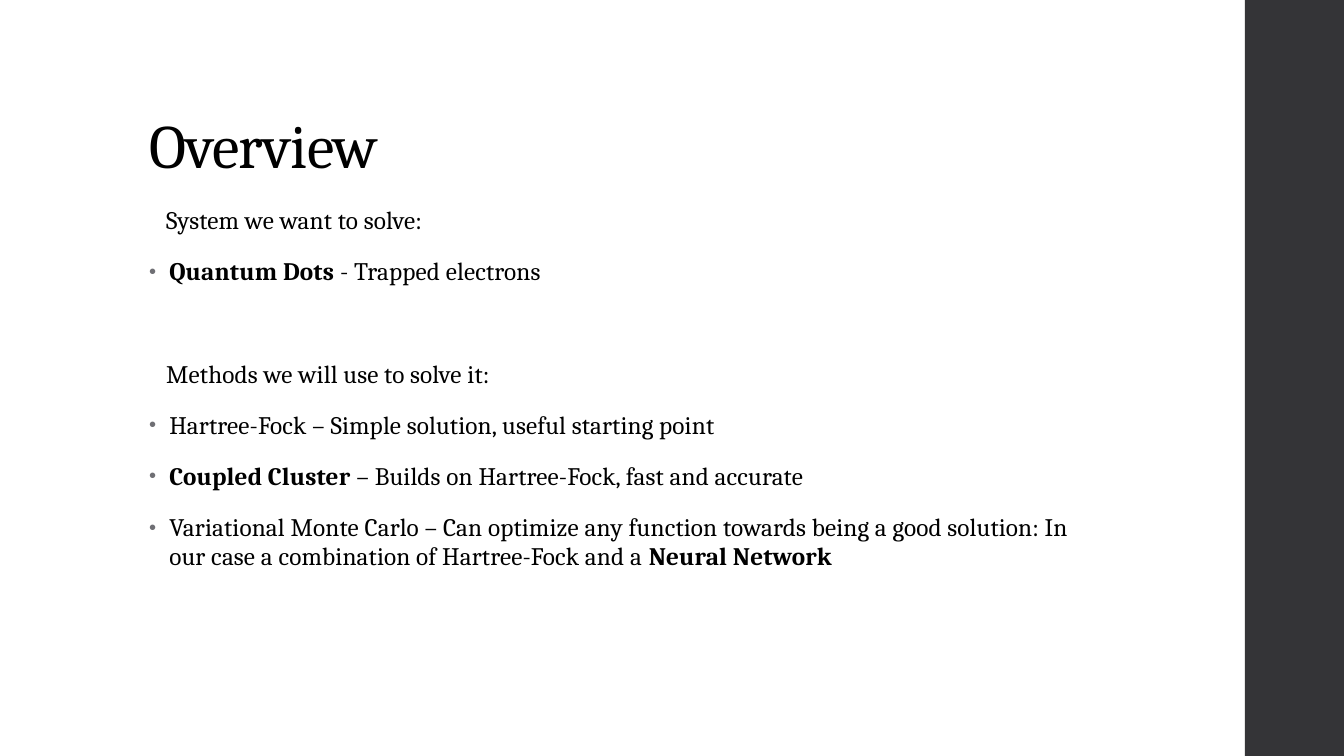
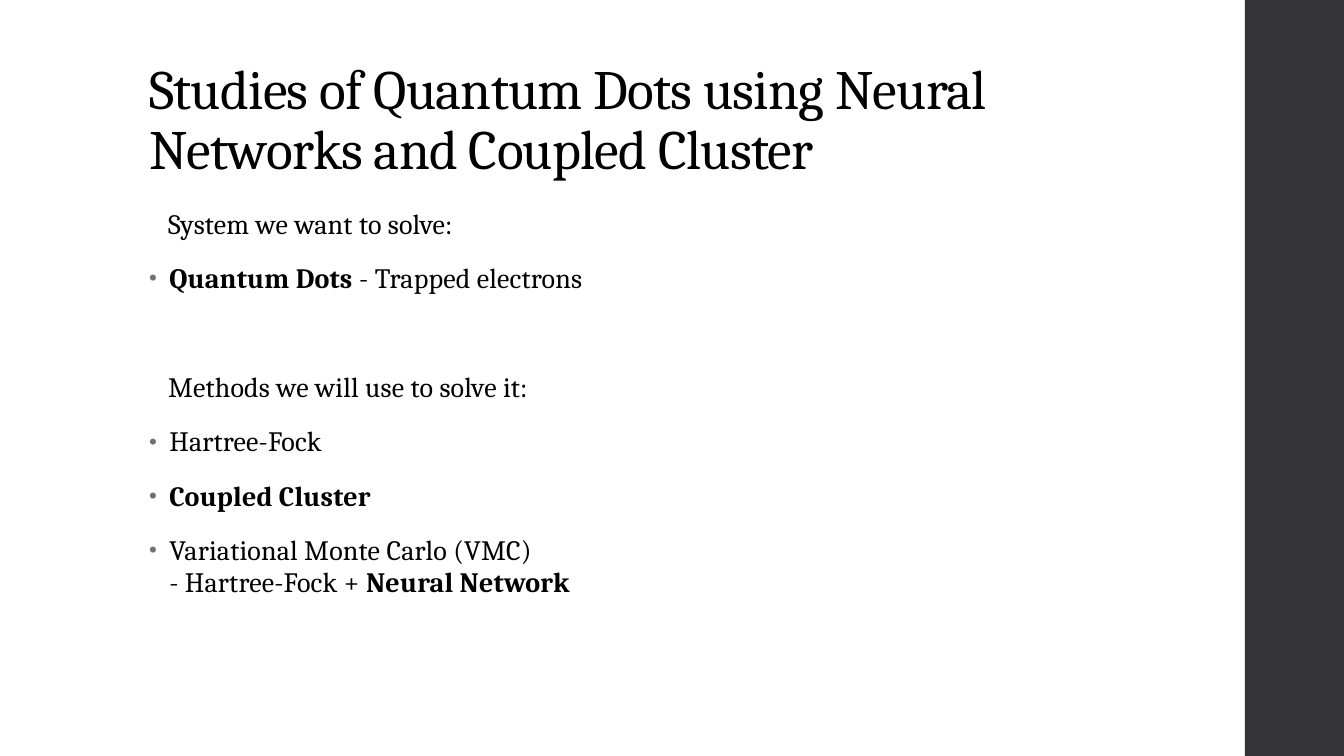
Before and after one commit to KarlHenrik/ComputationalPhysicsMaster, a slide deck: slide 2 of Thesis/Thesis Presentation.pptx. Drawn at 1344x756 pixels with LibreOffice and Linux fonts; fonts in the diff are those of the drawing. Boxes give left, top, right and bottom in pixels: in the first picture for what was removed or moved away, otherwise in the second. Text is boxed around its words. In the diff, an @@ line names an element or a change of style, - is before the commit and + after.

```diff
--- a/Thesis/Thesis Presentation.pptx
+++ b/Thesis/Thesis Presentation.pptx
@@ title at [149,69,987,181]: text changed; size 44 to 39.6 pt @@
-Overview
+Studies of Quantum Dots using Neural Networks and Coupled Cluster
@@ text at [168,214,582,398]: size 18 to 20 pt in "System we want to solve:", "Quantum Dots - Trapped electrons", "Methods we will use to solve it:" @@
@@ text at [169,431,570,593]: text changed; size 18 to 20 pt @@
-• Hartree-Fock – Simple solution, useful starting point
-• Coupled Cluster – Builds on Hartree-Fock, fast and accurate
-• Variational Monte Carlo – Can optimize any function towards being a good solution: In our case a combination of Hartree-Fock and a Neural Network
+• Hartree-Fock
+• Coupled Cluster
+• Variational Monte Carlo (VMC)
+  - Hartree-Fock + Neural Network
```
Also in this commit, not shown: 10 other slides changed, 6 slides added, 7 slides removed, 1 other file.
